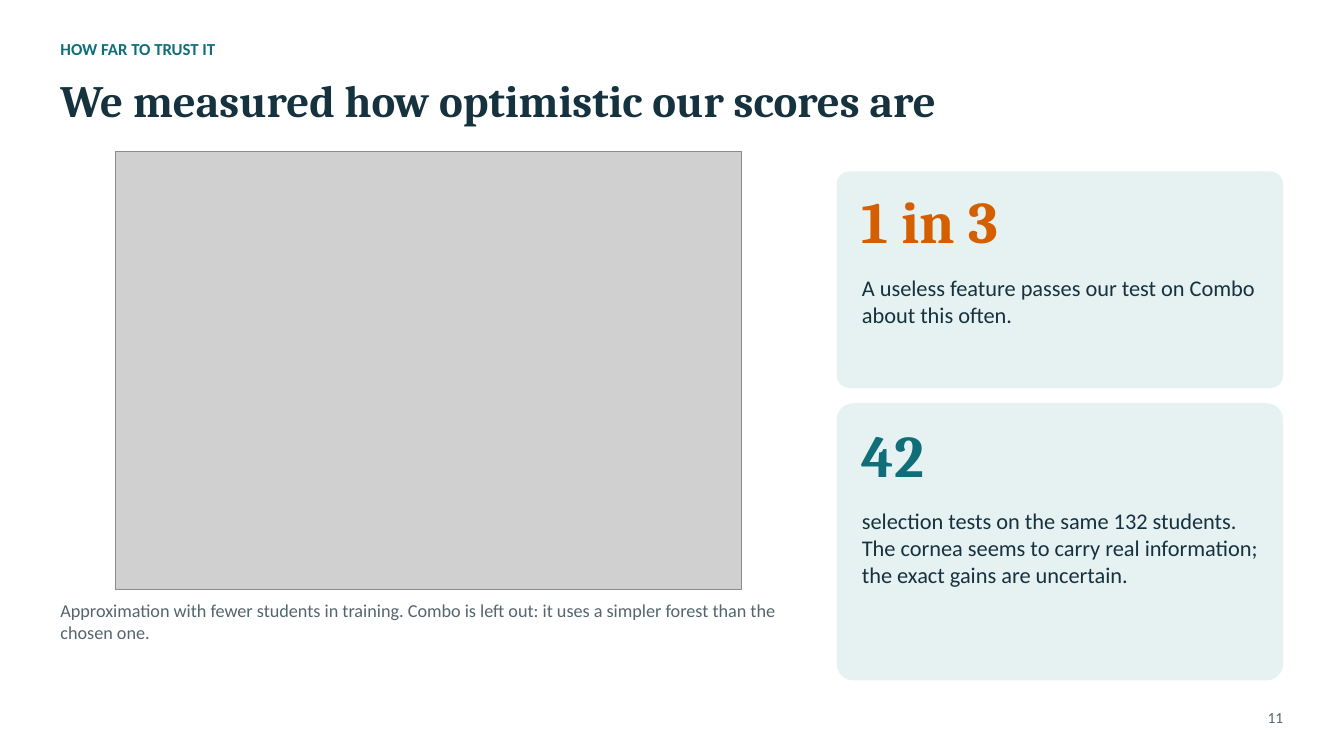
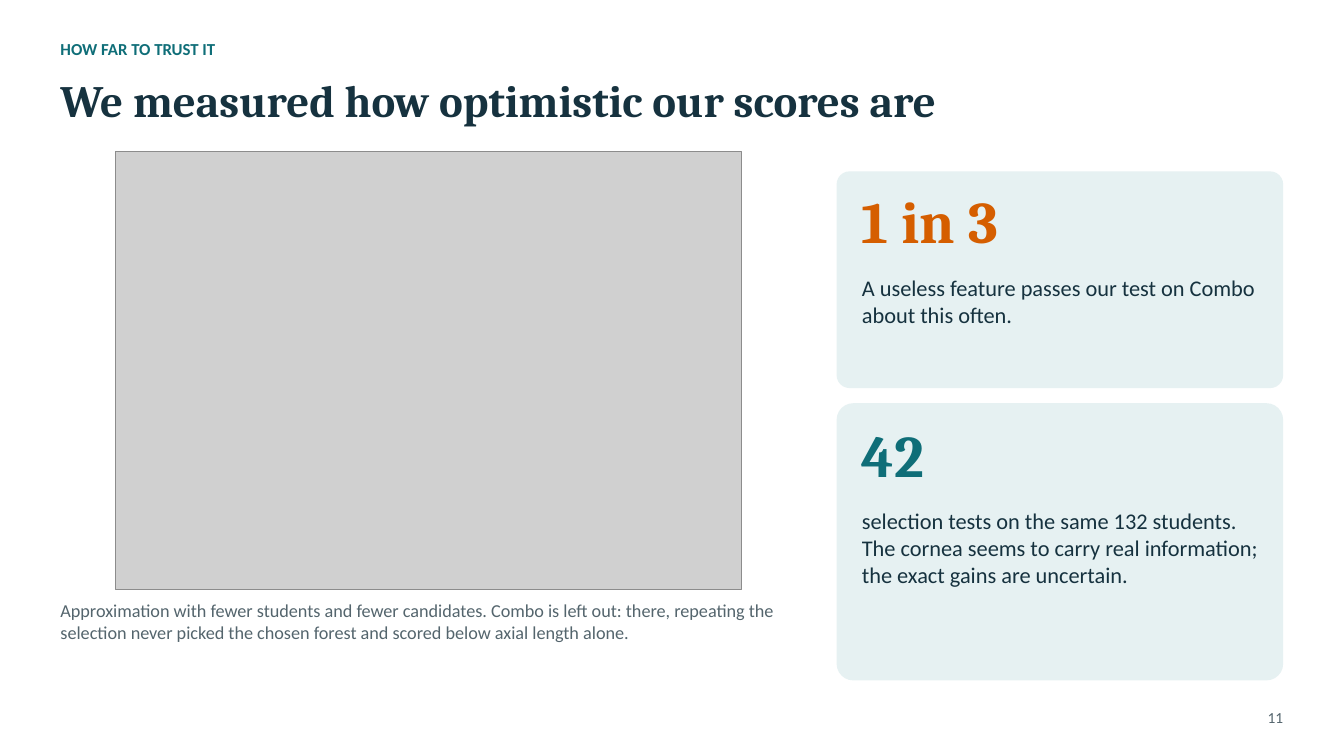
Before and after one commit to tomas20oriol-jpg/miopia-ml-project, a slide deck: slide 11 of slides/myopia_presentation.pptx. Drawn at 1344x756 pixels with LibreOffice and Linux fonts; fonts in the diff are those of the drawing; grey boxes stand for pictures. Boxes give left, top, right and bottom in pixels: in the first picture for what was removed or moved away, otherwise in the second. Text is boxed around its words. In the diff, an @@ line names an element or a change of style, - is before the commit and + after.

```diff
--- a/slides/myopia_presentation.pptx
+++ b/slides/myopia_presentation.pptx
@@ text at (60, 604, 774, 642): text changed @@
-Approximation with fewer students in training. Combo is left out: it uses a simpler forest than the chosen one.
+Approximation with fewer students and fewer candidates. Combo is left out: there, repeating the selection never picked the chosen forest and scored below axial length alone.
```
Also in this commit, not shown: 3 other slides changed, 16 other files.
